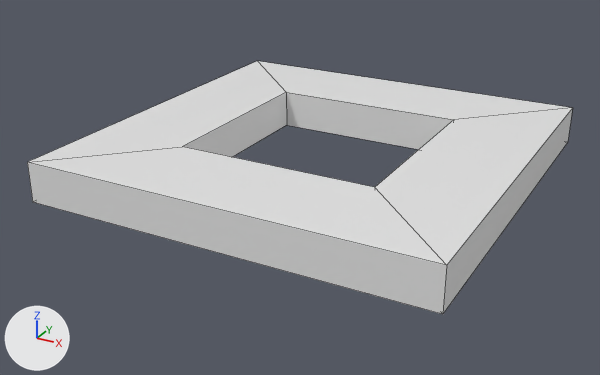
What one commit did to the Blender file Assets/Models/Platforms/CubeForm.blend.
Camera for both pictures: a 50 mm camera at (3.56, -6.97, 3.03) aimed at (-0.14, -0.24, -0.33). Lighting does not change. The marker at lower left points along +X, +Y and +Z. Mesh edges are drawn as thin lines.
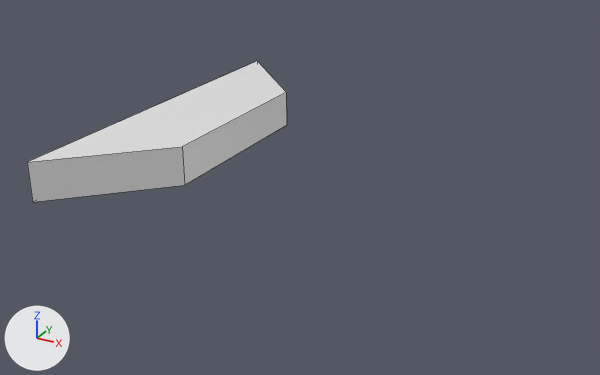
Edits to the bpy script that builds the scene:
```text
Change ob_cube_002:
    add ob_cube_002.hide_set(True)
Change ob_cube_003:
    add ob_cube_003.hide_set(True)
Change ob_cube_004:
    add ob_cube_004.hide_set(True)
```

Changed parts and their boxes [x1, y1, x2, y2] in the pictures (600 x 375 px):
'Cube.002', hidden: before [27, 147, 447, 314]
'Cube.003', hidden: before [375, 108, 573, 314]
'Cube.004', hidden: before [258, 61, 571, 149]
